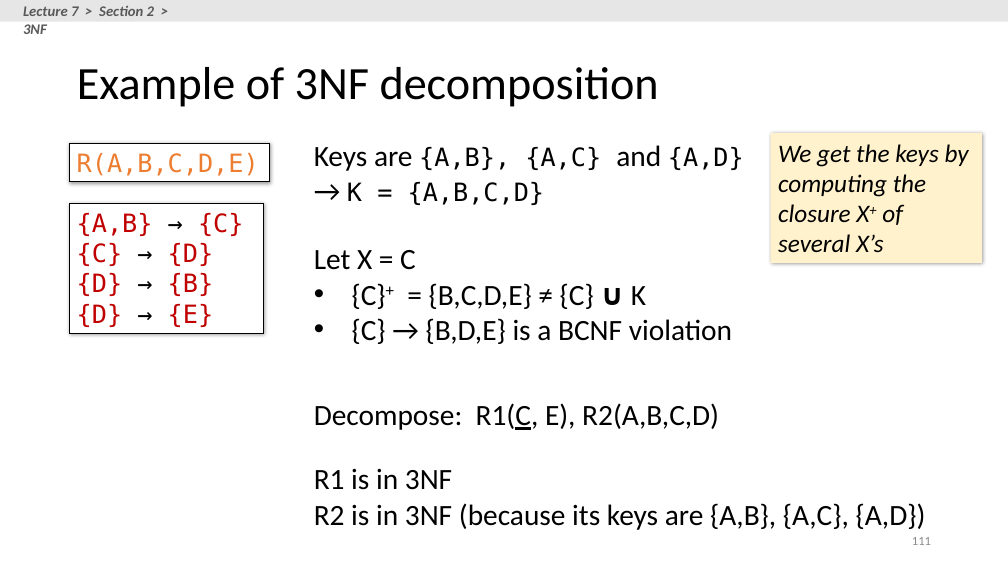
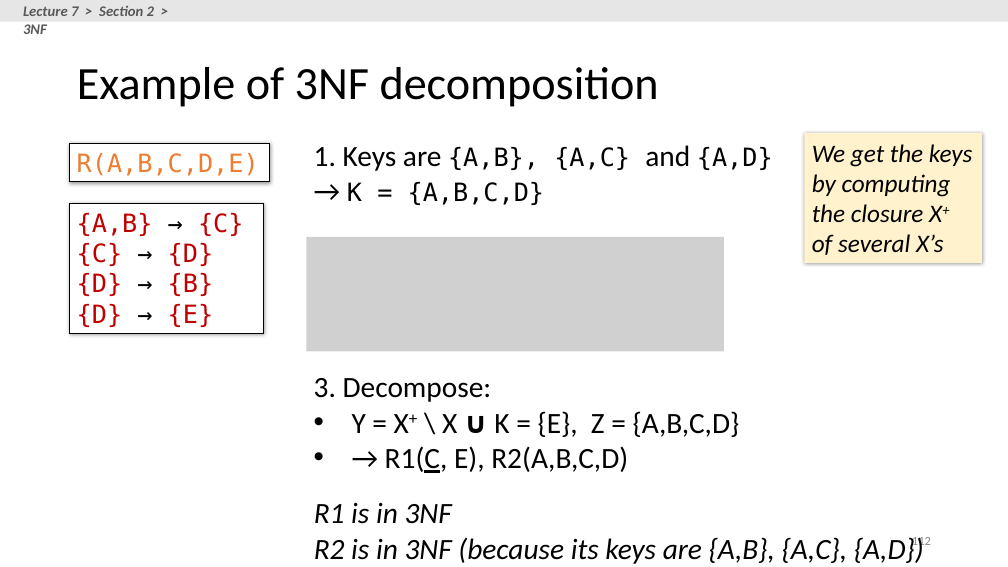
Before and after one commit to XIEQ/cs145-notebooks, a slide deck: slide 112 of lecture-5-7/Lecture_5_7_DB_Design.pptx (slide 111 before the commit). Drawn at 1008x567 pixels with LibreOffice and Linux fonts; fonts in the diff are those of the drawing; grey boxes stand for pictures. Boxes give left, top, right and bottom in pixels: in the first picture for what was removed or moved away, otherwise in the second. Text is boxed around its words. In the diff, an @@ line names an element or a change of style, - is before the commit and + after.

```diff
--- a/lecture-5-7/Lecture_5_7_DB_Design.pptx
+++ b/lecture-5-7/Lecture_5_7_DB_Design.pptx
@@ text at (314,145,773,171): text changed @@
-Keys are {A,B}, {A,C} and {A,D}
+1. Keys are {A,B}, {A,C} and {A,D}
@@ rectangle "We get the keys by ...": place and size @@
-rectangle "We get the keys by ..." at (771,133,982,263)
+rectangle "We get the keys by ..." at (805,133,982,263)
@@ picture added at (306,237,724,351) @@
@@ text removed at (314,250,732,344) @@
-Let X = C
-• {C}+ = {B,C,D,E} ≠ {C} ∪ K
-• {C} → {B,D,E} is a BCNF violation
@@ text at (314,378,740,473): text changed @@
-Decompose: R1(C, E), R2(A,B,C,D)
+3. Decompose:
+• Y = X+ \ X ∪ K = {E}, Z = {A,B,C,D}
+• → R1(C, E), R2(A,B,C,D)
@@ text "R1 is in 3NF": place and size @@
-text "R1 is in 3NF" at (314,468,926,530)
+text "R1 is in 3NF" at (314,502,924,564)
@@ text "R1 is in 3NF" at (314,502,924,564): italic on @@
@@ page number at (912,537,931,549): text changed @@
-111
+112
```
Also in this commit, not shown: 12 other slides changed, 4 slides added, 1 slide removed, 7 other files.
